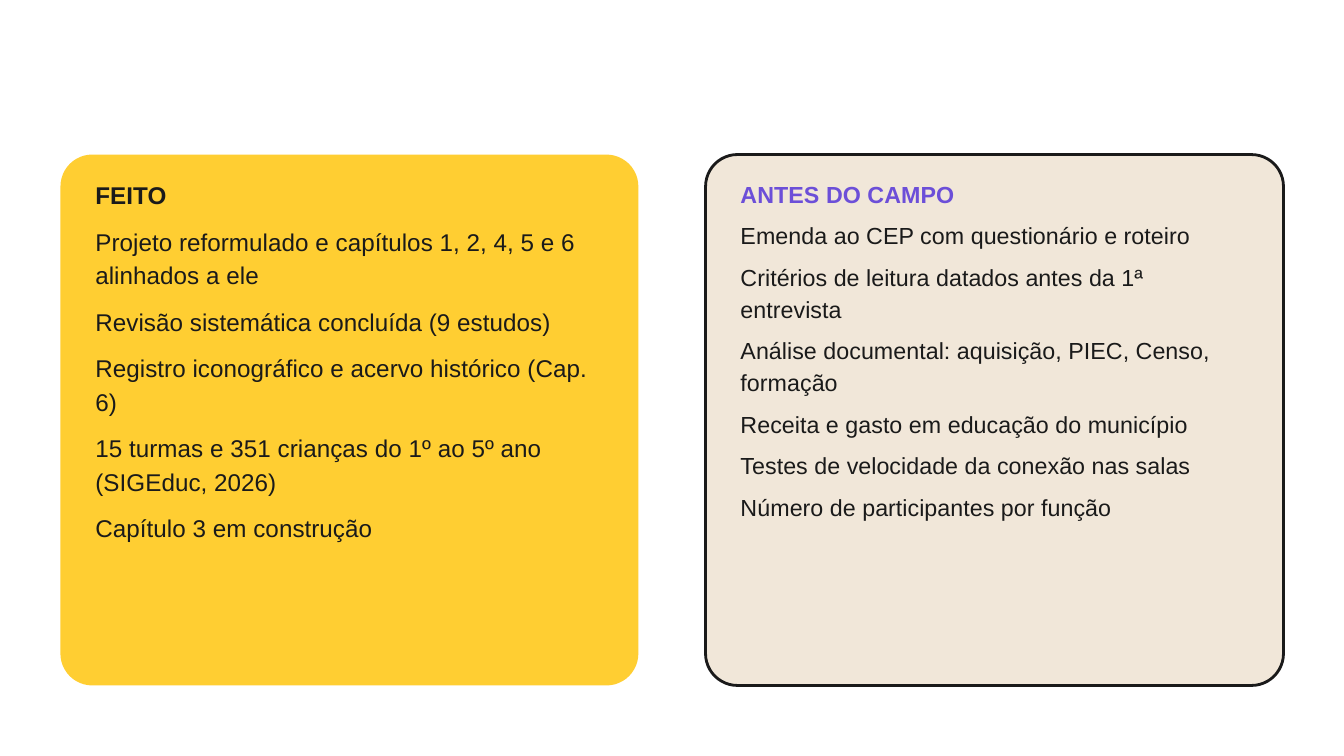
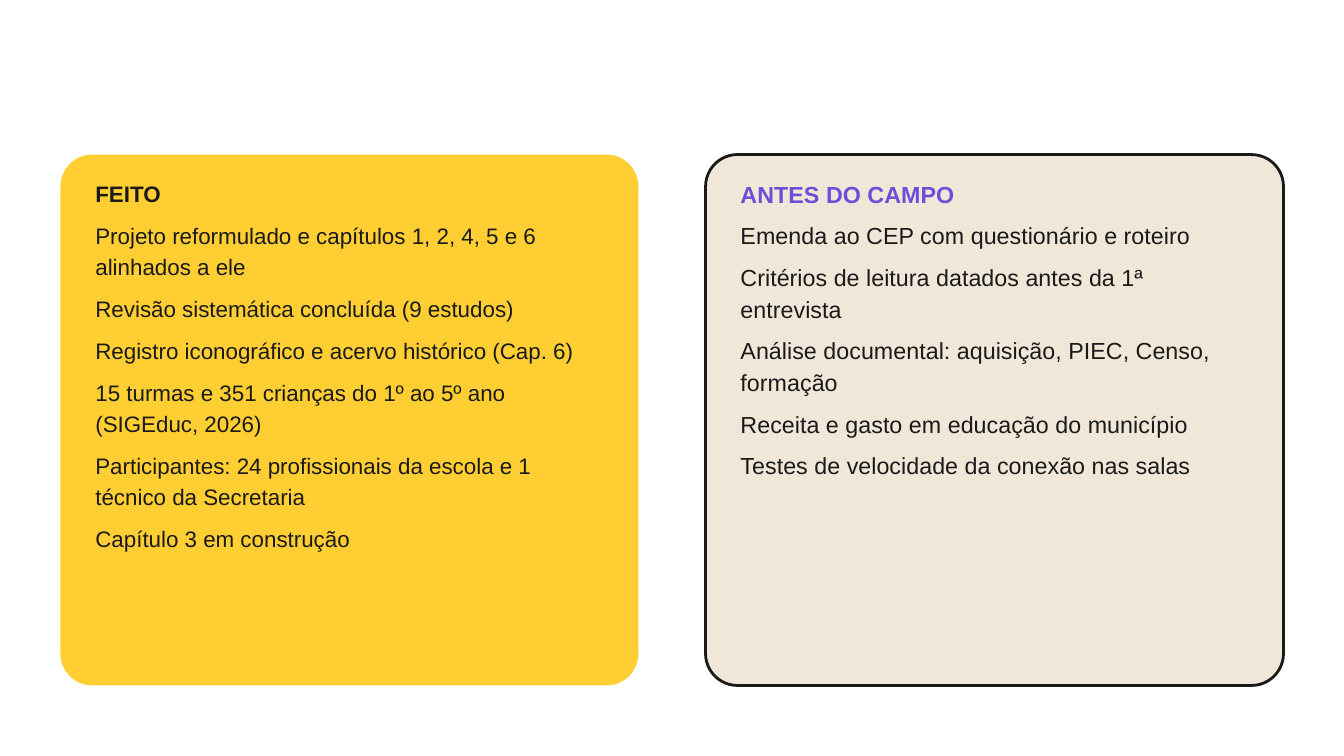
Before and after one commit to yzynya-beep/Tese, a slide deck: slide 35 of apresentacao_qualificacao/Qualificacao_PowerPoint.pptx. Drawn at 1344x756 pixels with LibreOffice and Linux fonts; fonts in the diff are those of the drawing; background and template pictures are left out. Boxes give left, top, right and bottom in pixels: in the first picture for what was removed or moved away, otherwise in the second. Text is boxed around its words. In the diff, an @@ line names an element or a change of style, - is before the commit and + after.

```diff
--- a/apresentacao_qualificacao/Qualificacao_PowerPoint.pptx
+++ b/apresentacao_qualificacao/Qualificacao_PowerPoint.pptx
@@ text at box(95, 186, 573, 552): size 17.3 to 16 pt in "FEITO", "Projeto reformulado e capítulos 1, 2, 4, ...", "Revisão sistemática concluída (9 estudos)", "Registro iconográfico e acervo histórico (Cap. 6)" and 2 more places; less space between paragraphs @@
@@ text at box(95, 457, 530, 506): paragraph added @@
+Participantes: 24 profissionais da escola e 1 técnico da Secretaria
@@ text at box(740, 499, 1111, 521): paragraph removed @@
-Número de participantes por função
```
Also in this commit, not shown: 4 other files.
